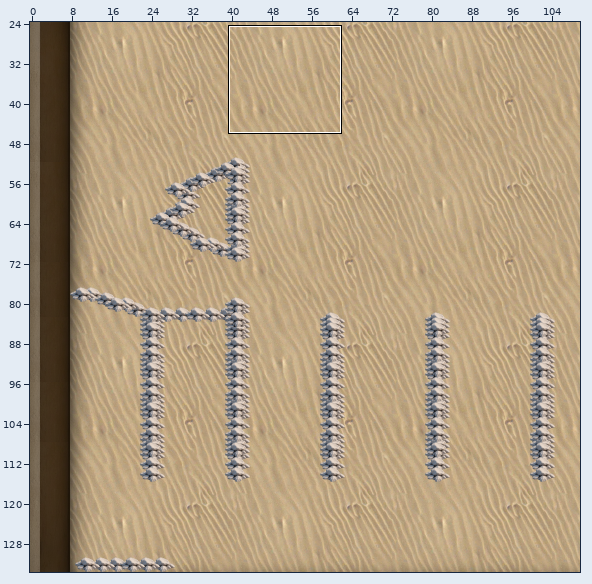
Level history. Tiled map (JSON): public/tiled/rooms/room-2.json. Above, an overview of the earlier version with the close-up marked.
Close-up. Old version:
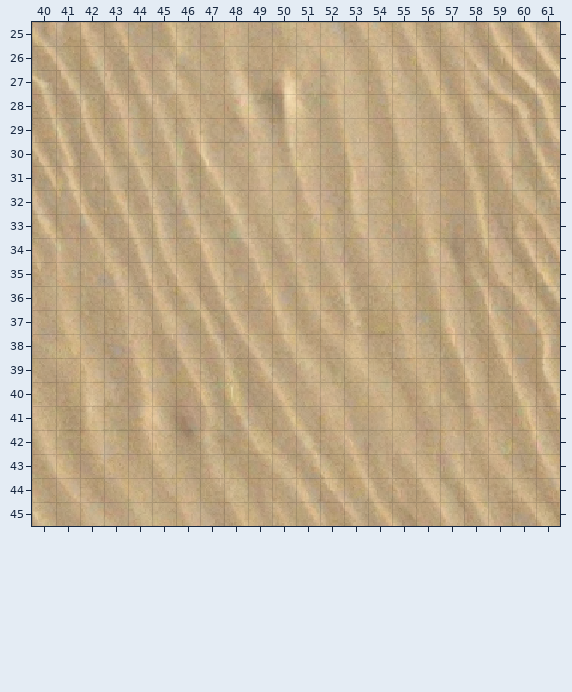
Cells are 16x16 px. Shown: x 40..61, y 25..45. The commit also changed other parts of the map, which this record leaves out.
New version:
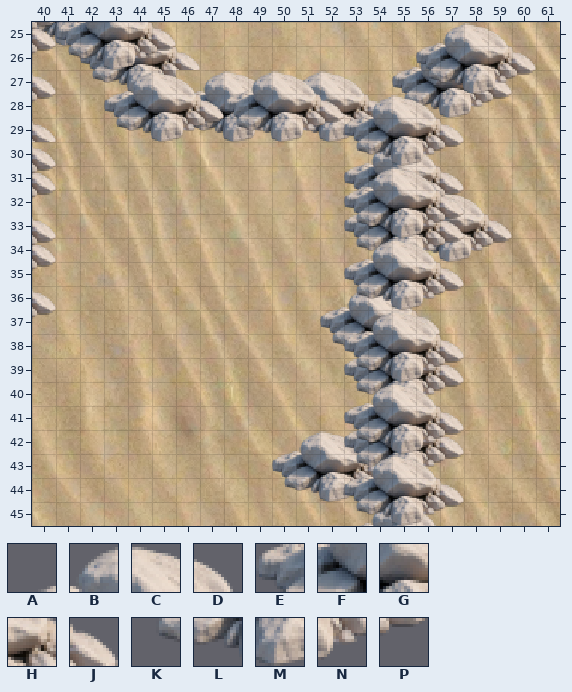
Key: from "obsticles": A 235, B 236, C 237, D 238, E 273, F 274, G 275, H 276, J 277, K 311, L 312, M 313, N 314, P 315.
_ is an empty cell, . an unchanged one.
The exact change:
--- layer "obsticles-background"
@@ x 40..41 @@
-25 __
+25 LM
@@ x 55..59 @@
-32 .___.
-33 .____
-34 _____
+32 .BCD.
+33 .FGHJ
+34 KLMNP
@@ x 52..57 @@
-36 ____..
-37 _____.
-38 __.._.
-39 ._____
-40 ._____
+36 ABCD..
+37 EFGHJ.
+38 KL..P.
+39 .EFGHJ
+40 .KLMNP
@@ x 50..54 @@
-42 ____.
-43 _____
-44 ____.
+42 ABCD.
+43 EFGHJ
+44 KLMN.
--- layer "obsticles-midground"
@@ x 40..59 @@
-25 _...__..............
-26 _._____........__...
-27 ..____________._____
-28 ......___.._________
-29 _.....________......
-30 .............____...
-31 _............_____..
-32 _............_..__..
-33 ............._____..
-34 _............_____..
-35 _...................
+25 J...CD..............
+26 P.EFGHJ........AB...
+27 ..KLMNABCDABCD.EFGHJ
+28 ......EFG..FGHJKLMNP
+29 J.....KLMNKLMN......
+30 .............ABCD...
+31 J............EFGHJ..
+32 P............K..NP..
+33 .............EFGHJ..
+34 J............KLMNP..
+35 P...................
@@ x 53..57 @@
-41 _.._.
-42 _____
-43 _____
+41 A..D.
+42 EFGHJ
+43 KLMNP
@@ x 53..56 @@
-45 ____
+45 ABCD
--- layer "obsticles-foreground"
@@ x 40..60 @@
-25 ______..........____.
-26 ._____.........._____
-27 _..____.____...._____
-28 _..______________....
-29 ..._______________...
-30 _............_____...
-31 _............____....
-32 ............._____...
-33 _............_____...
-34 _............____....
-35 ............._____...
-36 _............_____...
-37 _............____....
-38 ............._____...
-39 ............._____...
-40 .............____....
-41 ............._____...
-42 ............._____...
-43 .............____....
-44 ............._____...
-45 ............._____...
+25 PEFGHJ..........ABCD.
+26 .KLMNP..........EFGHJ
+27 J..ABCD.ABCD....KLMNP
+28 P..EFGHJEFGHJABCD....
+29 ...KLMNPKLMNPEFGHJ...
+30 J............KLMNP...
+31 P............ABCD....
+32 .............EFGHJ...
+33 J............KLMNP...
+34 P............ABCD....
+35 .............EFGHJ...
+36 J............KLMNP...
+37 P............ABCD....
+38 .............EFGHJ...
+39 .............KLMNP...
+40 .............ABCD....
+41 .............EFGHJ...
+42 .............KLMNP...
+43 .............ABCD....
+44 .............EFGHJ...
+45 .............KLMNP...
